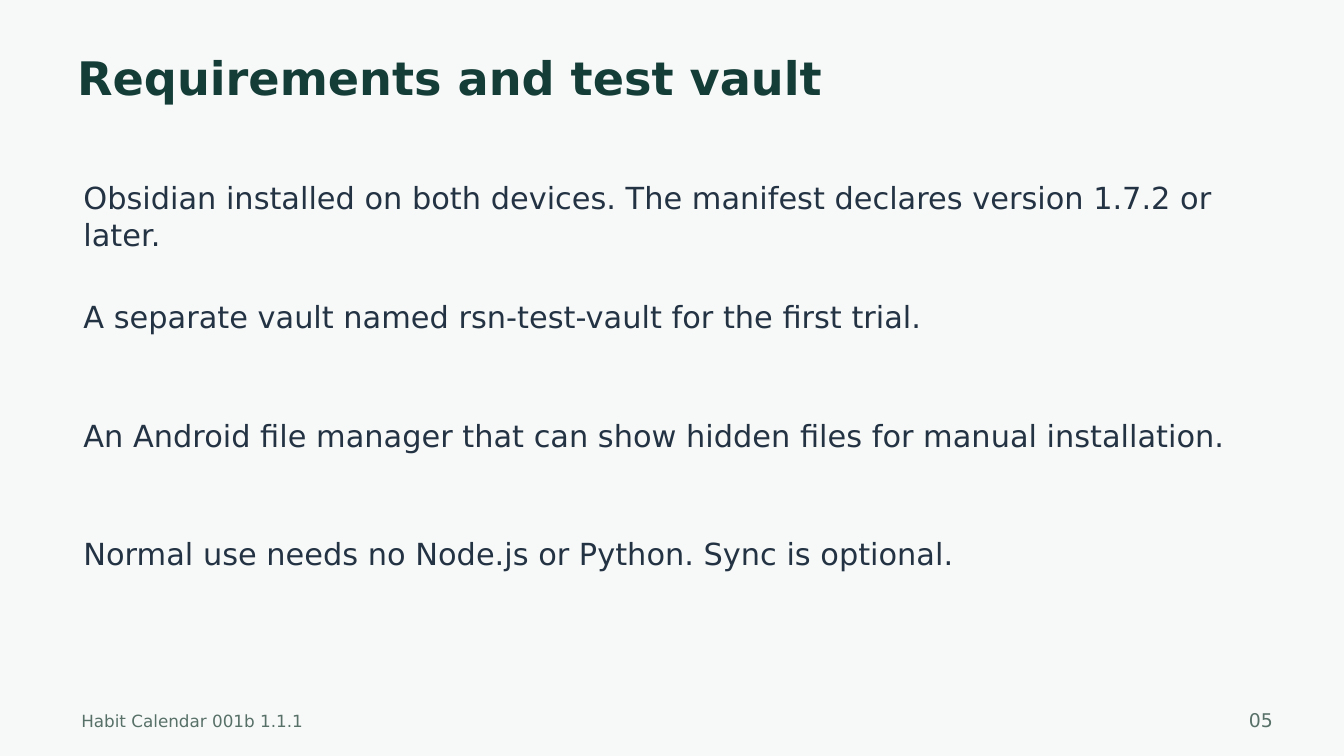
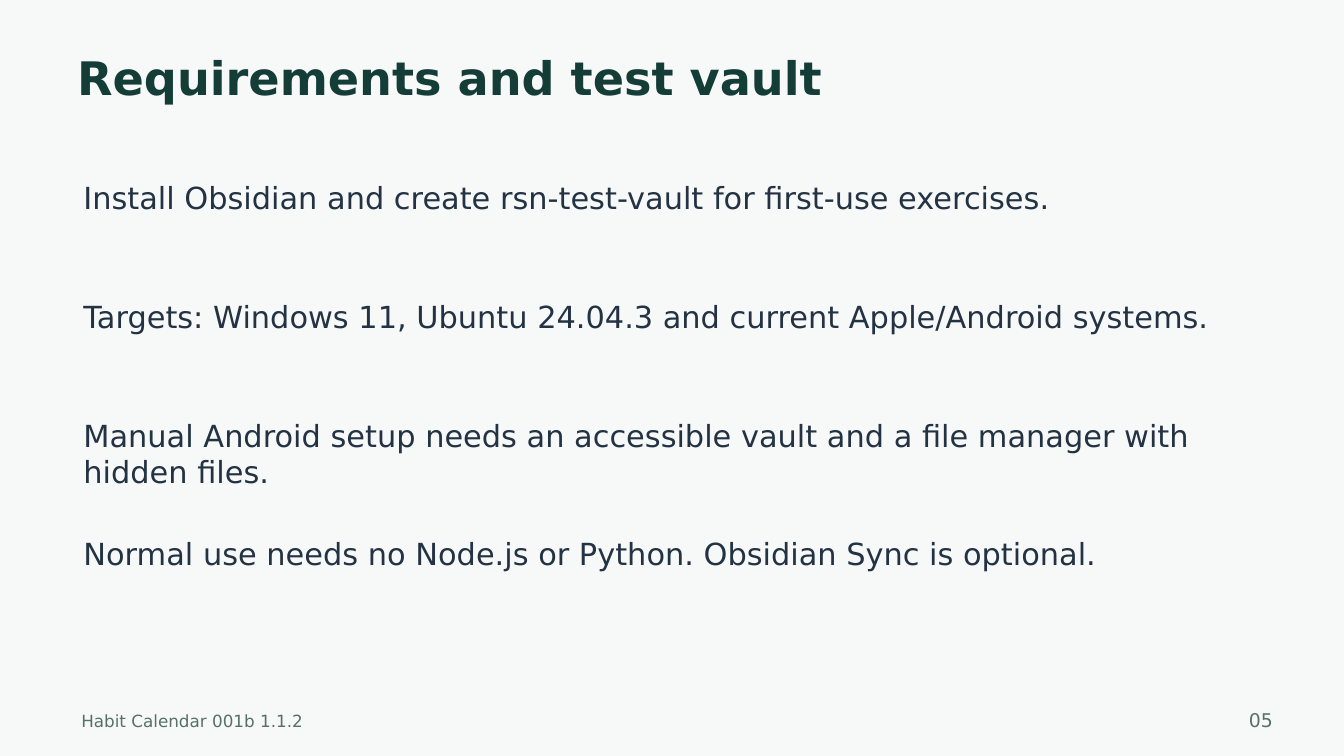
Before and after one commit to harharhari/rsn-habit-tracker-obsidian-plugin, a slide deck: slide 5 of docs/Habit-Calendar-001b-Tutorial.pptx. Drawn at 1344x756 pixels with LibreOffice and Linux fonts; fonts in the diff are those of the drawing. Boxes give left, top, right and bottom in pixels: in the first picture for what was removed or moved away, otherwise in the second. Text is boxed around its words. In the diff, an @@ line names an element or a change of style, - is before the commit and + after.

Commit message:
1. added functionality for windows 11, MacOS, iOS 2. as on 2026-10-22

```diff
--- a/docs/Habit-Calendar-001b-Tutorial.pptx
+++ b/docs/Habit-Calendar-001b-Tutorial.pptx
@@ text at <box>83,186,1049,210</box>: text changed @@
-Obsidian installed on both devices. The manifest declares version 1.7.2 or later.
+Install Obsidian and create rsn-test-vault for first-use exercises.
@@ text at <box>83,305,1208,334</box>: text changed @@
-A separate vault named rsn-test-vault for the first trial.
+Targets: Windows 11, Ubuntu 24.04.3 and current Apple/Android systems.
@@ text at <box>83,424,1188,484</box>: text changed @@
-An Android file manager that can show hidden files for manual installation.
+Manual Android setup needs an accessible vault and a file manager with hidden files.
@@ text at <box>83,542,1096,571</box>: text changed @@
-Normal use needs no Node.js or Python. Sync is optional.
+Normal use needs no Node.js or Python. Obsidian Sync is optional.
@@ text at <box>81,714,303,727</box>: text changed @@
-Habit Calendar 001b 1.1.1
+Habit Calendar 001b 1.1.2
```
Also in this commit, not shown: 26 other slides changed, 10 slides added, 29 other files.
